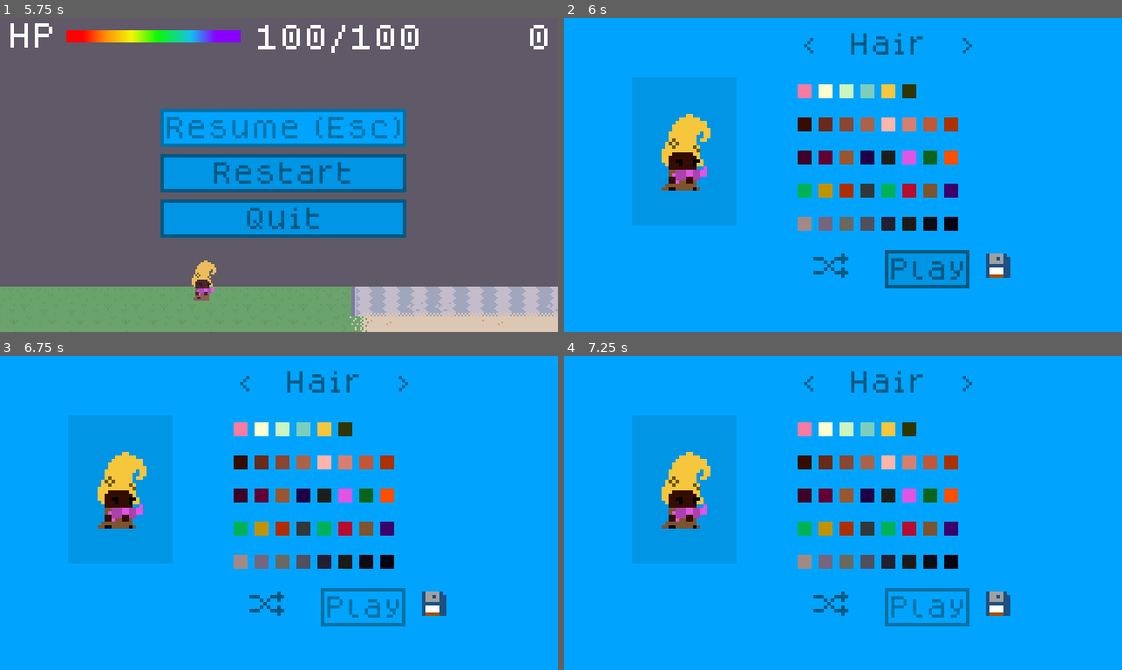
Above: before the commit, frames 1-4 (two rows, left to right).
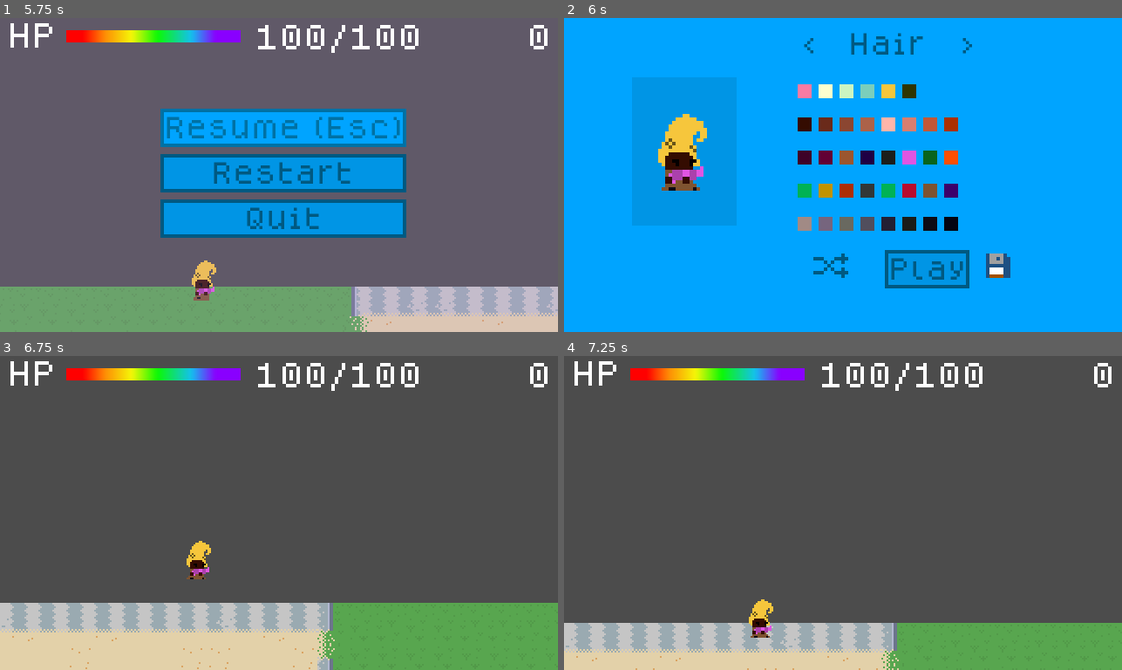
Above: after the commit, the same moments.

Repository: hamiltonromualdo/bring-ur-glam
Game: Godot game, scene res://src/UserInterface/TitleScreen.tscn
Two runs of this game, one before a commit and one after it. Both use one fixed random seed, a clock stepped at 60 frames per second and the inputs below.
Inputs (mouse positions are in pixels of both pictures, inside the frame that each line leads up to):
- Up to frame 1 (5.75 s): click "Play" at 0.5 s; click "Play" at 1.25 s; move the mouse to (401, 159) at 2.02 s; hold Right (ui_right) 2.03-3.53 s; move the mouse to (167, 190) at 2.77 s; move the mouse to (334, 105) at 3.52 s; hold Left (ui_left) 3.53-4.28 s; move the mouse to (251, 237) at 4.27 s; hold Right (ui_right) from 4.28 s (still down); move the mouse to (446, 222) at 5.02 s; tap Escape (ui_cancel) at 5.65 s
- Up to frame 2 (6 s): release Right (ui_right) at 5.75 s; click "Restart" at 5.75 s
- Up to frame 3 (6.75 s): click (362, 607) at 6.5 s, where only the run after the commit has a clickable "Play"
- Up to frame 4 (7.25 s): no input

Frame 1 is identical in both runs. In frame 2, 0.6% of the frame differs, in the area x 16-27%, y 30-53%; in frame 3, 100%, in the area x 0-100%, y 0-100%; in frame 4, 100%.

Commit message:
Fix bug in PauseScreen

Diff:
--- a/bring_ur_glam/src/UserInterface/PauseScreen.gd
+++ b/bring_ur_glam/src/UserInterface/PauseScreen.gd
@@ -26,3 +26,7 @@
 
 func _on_Restart_button_up() -> void:
     toggle_visibility()
+
+
+func _on_ChangeSceneButton_button_up() -> void:
+    toggle_visibility()
--- a/bring_ur_glam/src/UserInterface/PauseScreen.tscn
+++ b/bring_ur_glam/src/UserInterface/PauseScreen.tscn
@@ -58,3 +58,4 @@
 margin_bottom = 77.0
 
 [connection signal="pressed" from="MarginContainer/VBoxContainer/Resume" to="." method="_on_Resume_pressed"]
+[connection signal="button_up" from="MarginContainer/VBoxContainer/ChangeSceneButton" to="." method="_on_ChangeSceneButton_button_up"]
